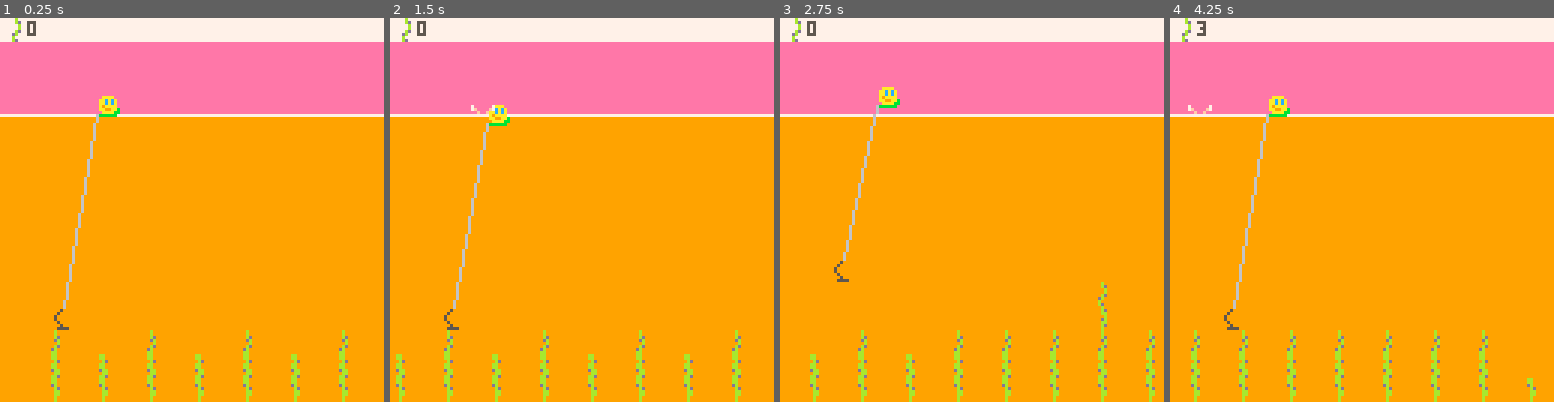
Above: before the commit, frames 1-4 (left to right).
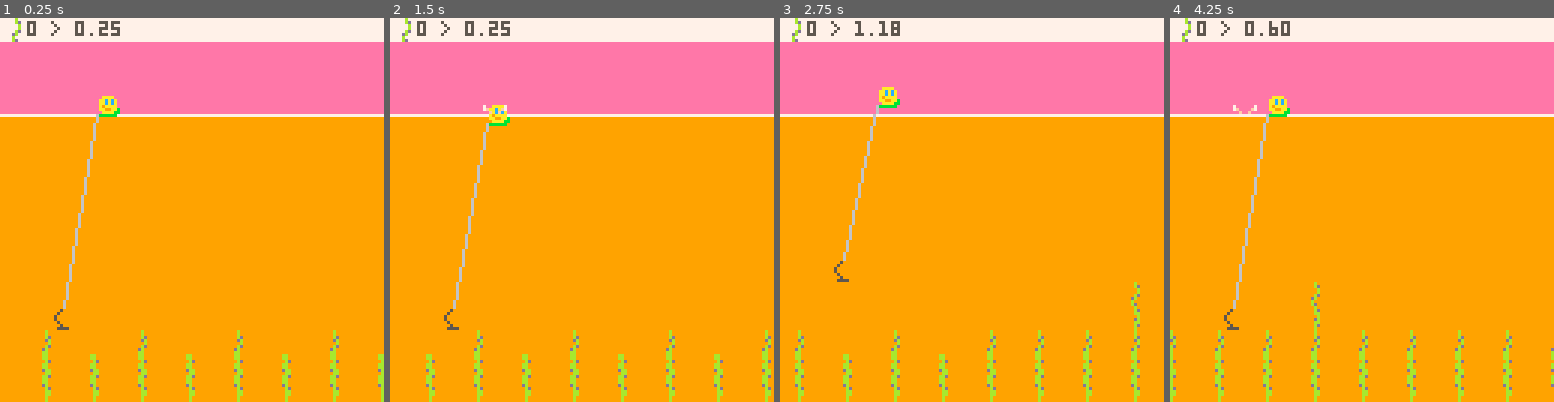
Above: after the commit, the same moments.

Repository: broquaint/pico8-carts
Game: PICO-8 cartridge eggjam18.p8
Two runs of this game, one before a commit and one after it. Both use one fixed random seed, a clock stepped at 60 frames per second and the inputs below.
Inputs:
- Up to frame 1 (0.25 s): no input
- Up to frame 2 (1.5 s): tap X (X key) at 0.33, 1.07 s; tap O (Z key) at 0.7 s
- Up to frame 3 (2.75 s): hold Right 1.6-2.1 s; tap O (Z key) at 1.7, 2.1, 2.5 s; tap X (X key) at 1.85 s; hold Up 2.15-2.42 s; hold Right from 2.47 s (still down)
- Up to frame 4 (4.25 s): tap O (Z key) every 0.4 s from 2.9 to 4.1 s; tap X (X key) at 2.97, 4.08 s; release Right at 3.03 s; hold Left 3.08-3.58 s; hold Down 3.63-3.97 s; hold Right from 4.02 s (still down)

The runs differ from the first frame. In frame 1, 3.8% of the frame differs, in the area x 10-100%, y 0-100%; in frame 2, 4.1%; in frame 3, 4.6%; in frame 4, 4.7%, in the area x 0-100%, y 0-100%.

Commit message:
Don't have friction in player speed
Should make UX much less fiddly.

Diff:
--- a/eggjam18.p8
+++ b/eggjam18.p8
@@ -13,6 +13,13 @@
 g_anims = {}
 frame_count = 0
 WATER_LINE = 32
+
+WATER_GRAV  = 12 * 1/40
+AIR_GRAV    = 8  * 1/30
+MAX_SPEED_X = 2.5
+MIN_SPEED_X = 0.25
+ACCEL_X     = 0.02
+DECEL_X     = 0.04
 
 function _init()
    cam = make_obj({
@@ -25,7 +32,7 @@
          y = WATER_LINE-7,
          sprite = 0,
          move_dir = 0,
-         speed_x = 0,
+         speed_x = MIN_SPEED_X,
          speed_y = 0,
          jumping = false,
          bounces = 0,
@@ -72,17 +79,17 @@
    local wl = WATER_LINE-7
    if player.jumping then
       if player.y > wl then
-         if player.prev_grav == air_grav then
+         if player.prev_grav == AIR_GRAV then
             animate_splash()
          end
-         player.speed_y -= water_grav
-         player.prev_grav = water_grav
+         player.speed_y -= WATER_GRAV
+         player.prev_grav = WATER_GRAV
       else
-         if player.prev_grav == water_grav then
+         if player.prev_grav == WATER_GRAV then
             player.bounces += 3
          end
-         player.speed_y += air_grav
-         player.prev_grav = air_grav
+         player.speed_y += AIR_GRAV
+         player.prev_grav = AIR_GRAV
       end
       if player.bounces >= 16 then
          player.jumping = false
@@ -115,26 +122,26 @@
    end
 end
 
-water_grav = 12 * 1/40
-air_grav   = 8  * 1/30
 function _update60()
    frame_count += 1
    run_animations()
 
    -- player horizontal movement
-   player.move_dir = 1
-   local sx = player.move_dir * 0.01
-   if sx < 5 then
-      player.speed_x += sx
-   end
-   player.speed_x *= 0.991
+   if btn(b_right) then
+      local ps = player.speed_x
+      player.speed_x = ps + ACCEL_X <= MAX_SPEED_X and ps + ACCEL_X or ps
+   end
+   if btn(b_left) then
+      local ps = player.speed_x
+      player.speed_x = ps - DECEL_X >= MIN_SPEED_X and ps - DECEL_X or ps
+   end
 
    -- jump/water physics
    if btn(b_x) and not player.jumping then
       player.speed_y = -3
       player.jumping = true
       player.bounces = 1
-      player.prev_grav = air_grav
+      player.prev_grav = AIR_GRAV
    end
 
    calc_player_jump()
@@ -142,7 +149,7 @@
    -- net movement
    if not net.cooling_down then
       if btn(b_up) then
-         if net.pos < 7 then
+         if net.pos < 9 then
             net.pos += 1
             net.cooling_down = true
             delay(function() net.cooling_down = false end, 10)
@@ -189,7 +196,7 @@
 
    -- print(dumper(player.speed_x, ' @ ', player.x, ' ^ ', net.speed_y, ' y ', net.y, ' b ', player.bounces), cam.x+1, cam.y+1, slate)
    spr(16, cam.x+2, 0)
-   print(player.points, cam.x+9, 1, slate)
+   print(dumper(player.points, ' > ', player.speed_x), cam.x+9, 1, slate)
 
    pal(ember, tea, 1)
    for sw in all(level) do
